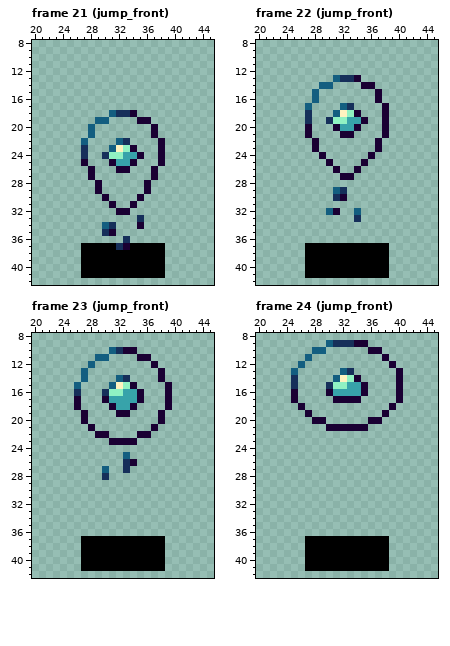
One commit to this pixel-art file: Diblu/data/images/slime.aseprite. That is the earlier state.
64x64 pixels, 101 frames. Shown: frame 21 (jump_front): x 20..45, y 8..42; frame 22 (jump_front): x 20..45, y 8..42; frame 23 (jump_front): x 20..45, y 8..42; frame 24 (jump_front): x 20..45, y 8..42. The commit also changed other frames, which this record leaves out.
After the commit:
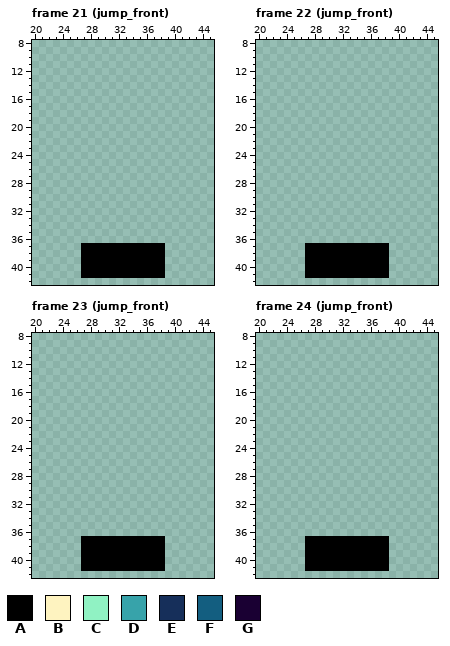
Palette (. is transparent): A #000000  B #fef3c0  C #90f2c3  D #37a3aa  E #162f5a  F #135e80  G #1a0033
The exact change:
layer "Border and core" now hidden
--- frame 21 (jump_front)
@@ x 25..40 @@
 17 ................
-18 ......FEEG......
-19 ....FF....GG....
-20 ...F........G...
-21 ...F........G...
-22 ..F....FE....G..
-23 ..E...FBCG...G..
-24 ..E..ECCDDG..G..
-25 ..G...GDDG...G..
-26 ...G...GG...G...
-27 ...G........G...
-28 ....G......G....
-29 ....G......G....
-30 .....G....G.....
-31 ......G..G......
-32 .......GG.......
-33 ..........E.....
-34 .....FE...G.....
-35 .....EG.........
-36 ........E.......
-37 ..AAAAAEGAAAAA..
+18 ................
+19 ................
+20 ................
+21 ................
+22 ................
+23 ................
+24 ................
+25 ................
+26 ................
+27 ................
+28 ................
+29 ................
+30 ................
+31 ................
+32 ................
+33 ................
+34 ................
+35 ................
+36 ................
+37 ..AAAAAAAAAAAA..
 38 ..AAAAAAAAAAAA..
--- frame 22 (jump_front)
@@ x 25..40 @@
 12 ................
-13 ......FEEG......
-14 ....FF....GG....
-15 ...F........G...
-16 ...F........G...
-17 ..F....FE....G..
-18 ..E...FBCG...G..
-19 ..E..ECCDDG..G..
-20 ..G...GDDG...G..
-21 ..G....GG....G..
-22 ...G........G...
-23 ...G........G...
-24 ....G......G....
-25 .....G....G.....
-26 ......G..G......
-27 .......GG.......
+13 ................
+14 ................
+15 ................
+16 ................
+17 ................
+18 ................
+19 ................
+20 ................
+21 ................
+22 ................
+23 ................
+24 ................
+25 ................
+26 ................
+27 ................
 28 ................
-29 ......FE........
-30 ......EG........
+29 ................
+30 ................
 31 ................
-32 .....FG..F......
-33 .........E......
+32 ................
+33 ................
 34 ................
--- frame 23 (jump_front)
@@ x 24..41 @@
  9 ..................
-10 .......FEGG.......
-11 .....FF....GG.....
-12 ....F........G....
-13 ...F..........G...
-14 ...F....FE....G...
-15 ..F....FBCG....G..
-16 ..E...ECCDDG...G..
-17 ..G...GDDDDG...G..
-18 ..G....GDDG....G..
-19 ...G....GG....G...
-20 ...G..........G...
-21 ....G........G....
-22 .....GG....GG.....
-23 .......GGGG.......
+10 ..................
+11 ..................
+12 ..................
+13 ..................
+14 ..................
+15 ..................
+16 ..................
+17 ..................
+18 ..................
+19 ..................
+20 ..................
+21 ..................
+22 ..................
+23 ..................
 24 ..................
-25 .........F........
-26 .........EG.......
-27 ......F..E........
-28 ......E...........
+25 ..................
+26 ..................
+27 ..................
+28 ..................
 29 ..................
--- frame 24 (jump_front)
@@ x 20..45 @@
  8 ..........................
- 9 ..........FEEEGG..........
-10 ........FF......GG........
-11 .......F..........G.......
-12 ......F............G......
-13 .....F......FE......G.....
-14 .....E.....FBCG.....G.....
-15 .....E....ECCDDG....G.....
-16 .....G....GDDDDG....G.....
-17 .....G.....GGGG.....G.....
-18 ......G............G......
-19 .......G..........G.......
-20 ........GG......GG........
-21 ..........GGGGGG..........
+ 9 ..........................
+10 ..........................
+11 ..........................
+12 ..........................
+13 ..........................
+14 ..........................
+15 ..........................
+16 ..........................
+17 ..........................
+18 ..........................
+19 ..........................
+20 ..........................
+21 ..........................
 22 ..........................
Pixel boxes of the changes (left, top, right, bottom) in both pictures:
changed: (81, 110, 165, 250)
erased: (305, 75, 389, 222)
erased: (74, 347, 172, 480)
erased: (291, 340, 403, 431)
